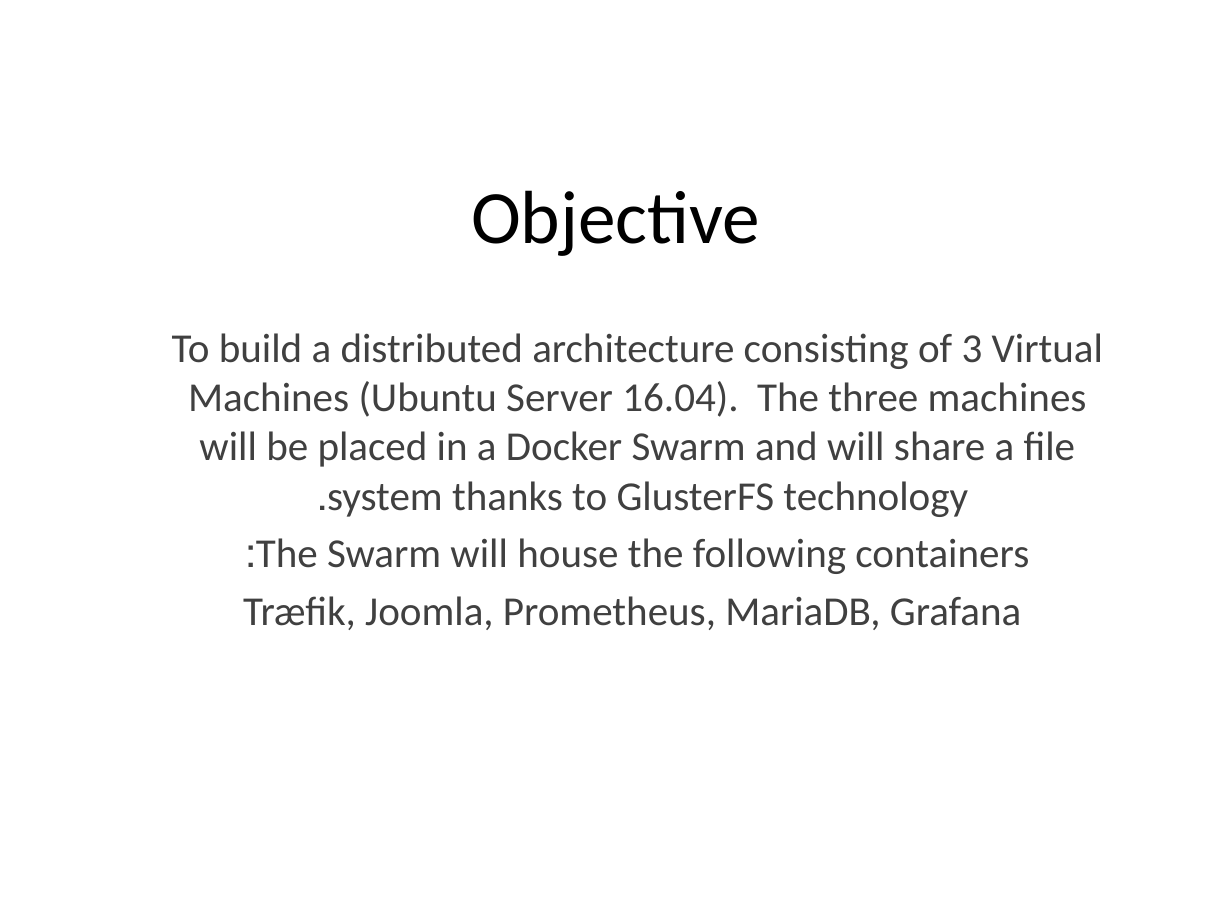
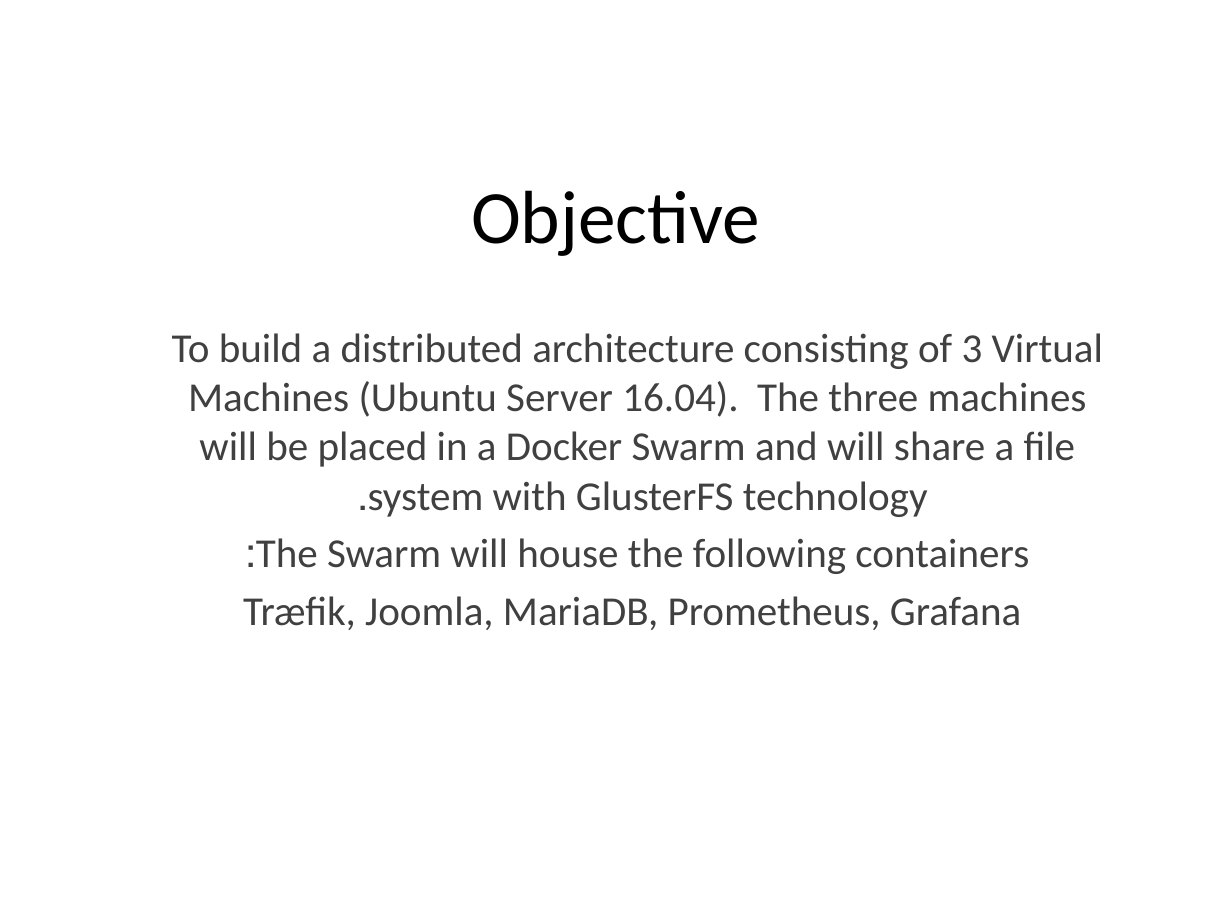
Before and after one commit to sahityacodes/VirtualizationCloudComputingProject, a slide deck: slide 2 of VCC.pptx. Drawn at 1232x924 pixels with LibreOffice and Linux fonts; fonts in the diff are those of the drawing. Boxes give left, top, right and bottom in pixels: in the first picture for what was removed or moved away, otherwise in the second. Text is boxed around its words. In the diff, an @@ line names an element or a change of style, - is before the commit and + after.

```diff
--- a/VCC.pptx
+++ b/VCC.pptx
@@ subtitle at <box>172,333,1103,517</box>: text changed @@
-To build a distributed architecture consisting of 3 Virtual Machines (Ubuntu Server 16.04). The three machines will be placed in a Docker Swarm and will share a file system thanks to GlusterFS technology.
+To build a distributed architecture consisting of 3 Virtual Machines (Ubuntu Server 16.04). The three machines will be placed in a Docker Swarm and will share a file system with GlusterFS technology.
@@ subtitle at <box>243,596,1021,630</box>: text changed @@
-Træfik, Joomla, Prometheus, MariaDB, Grafana
+Træfik, Joomla, MariaDB, Prometheus, Grafana
```
Also in this commit, not shown: 20 other slides changed, 1 slide added.
